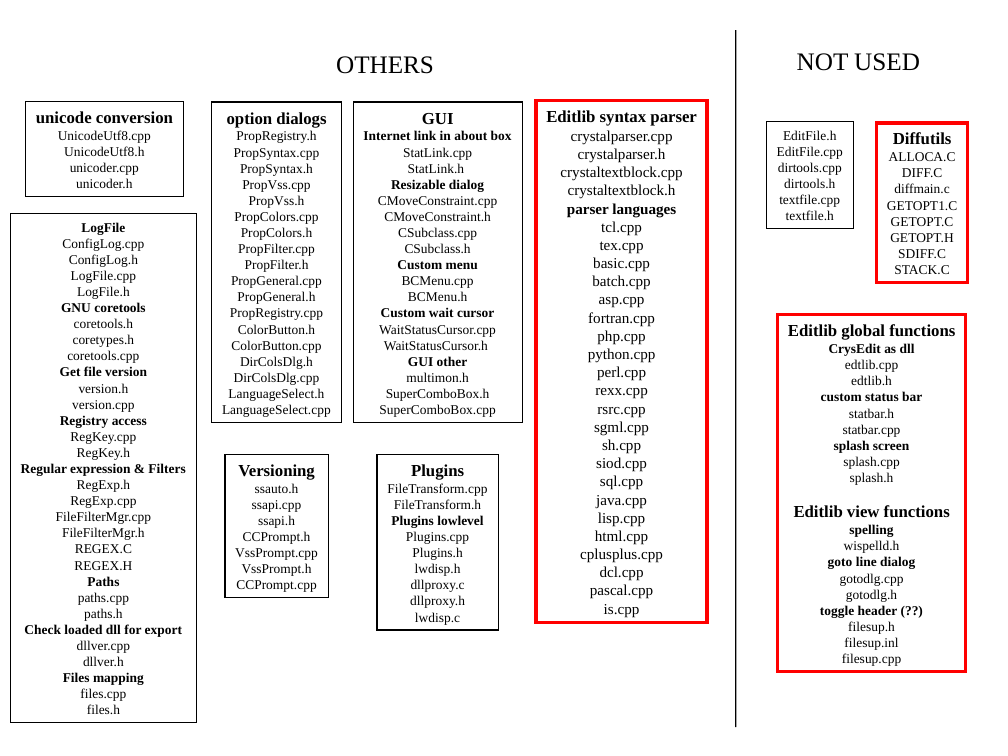
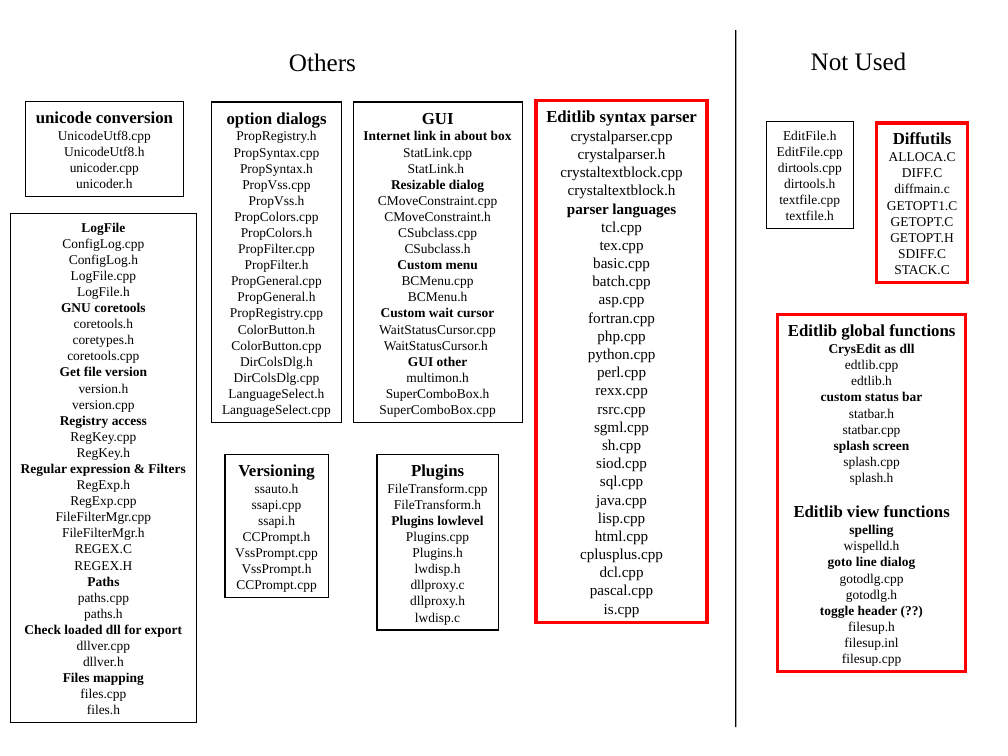
Before and after one commit to amremam2004/winmerge, a slide deck: slide 3 of Docs/Developers/WinMerge files.ppt. Drawn at 1008x756 pixels with LibreOffice and Linux fonts; fonts in the diff are those of the drawing. Boxes give left, top, right and bottom in pixels: in the first picture for what was removed or moved away, otherwise in the second. Text is boxed around its words. In the diff, an @@ line names an element or a change of style, - is before the commit and + after.

```diff
--- a/Docs/Developers/WinMerge files.ppt
+++ b/Docs/Developers/WinMerge files.ppt
@@ title at (289,53,356,72): text changed @@
-OTHERS
+Others
@@ text at (811,52,907,71): text changed @@
-NOT USED
+Not Used
```
Also in this commit, not shown: 2 other slides changed.
